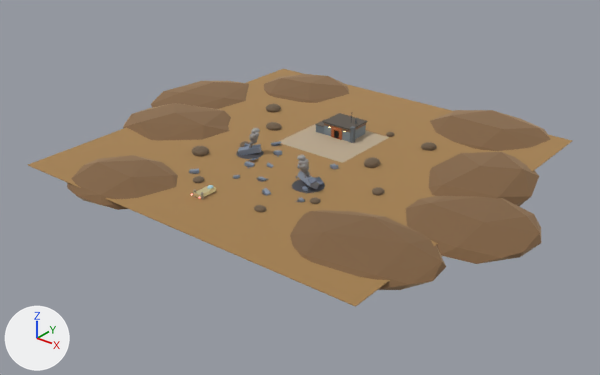
An edit to the Blender file godot/assets/cutscenes/no_tail_outpost.blend, drawn before and after from the same camera.
Both versions are drawn from a 50 mm camera at (170.0, -217.6, 119.6) aimed at (-0.6, -4.4, -12.6). Lighting does not change. The marker at lower left points along +X, +Y and +Z. The older version comes first.

Names of what the first picture shows: 'Ground', 'Hill_00', 'Hill_01', 'Hill_02', 'Hill_03', 'Hill_04', 'Hill_05', 'Hill_06', 'Hill_07', 'LandingPad' and 21 more.
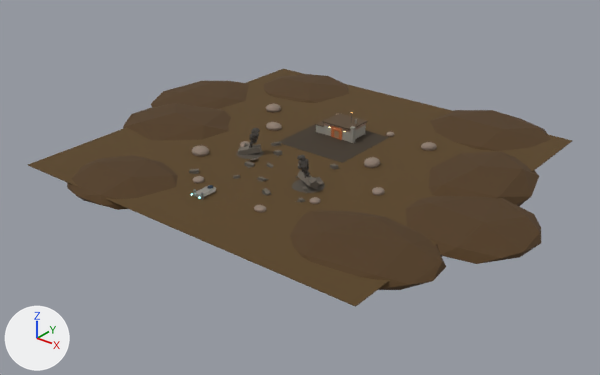
Pixel boxes [x1, y1, x2, y2] of what changed, in the pictures (600 x 375 px):
'Ground', surface changed (darker)
    both: [28, 69, 572, 307]
'Hill_04', surface changed (darker)
    both: [290, 210, 446, 290]
'Hill_07', surface changed (darker)
    both: [406, 196, 542, 264]
'Hill_02', surface changed (darker)
    both: [429, 152, 539, 206]
'Hill_05', surface changed (darker)
    both: [67, 155, 178, 210]
'Hill_01', surface changed (darker)
    both: [430, 110, 550, 151]
'Hill_03', surface changed (darker)
    both: [123, 103, 231, 141]
'Hill_06', surface changed (darker)
    both: [151, 81, 249, 109]
'LandingPad', surface changed (beige to brown)
    both: [278, 125, 389, 163]
'Hill_00', surface changed (darker)
    both: [264, 74, 349, 103]

Patch to the scene script:
```diff
--- a/godot/assets/cutscenes/no_tail_outpost.blend.py
+++ b/godot/assets/cutscenes/no_tail_outpost.blend.py
@@ img_grass_diff_1k @@
+img_grass_diff_1k = load_image('grass_diff_1k', '_unpacked/grass_diff_1k.jpg', 1024, 1024, 'sRGB')
@@ img_mud_diff_1k @@
+img_mud_diff_1k = load_image('mud_diff_1k', '_unpacked/mud_diff_1k.jpg', 1024, 1024, 'sRGB')
@@ mat_mat_ground @@
 mat_mat_ground = bpy.data.materials.new('mat_Ground')
-# nodes: BsdfPrincipled, Fresnel, MixRGB x3, NewGeometry, OutputMaterial, RGB x2, ValToRGB, VertexColor
-# colours: beige #d3b895, pale yellow #f1e5cb, white #ffffed, beige #cbb390, beige #f9dab3, mixed with the vertex colours
+# nodes: BsdfPrincipled, Mapping, MixRGB, OutputMaterial, TexCoord, TexImage
+# colours: beige #c4ad90
+# uses the picture img_grass_diff_1k
@@ mat_mat_landingpad @@
 mat_mat_landingpad = bpy.data.materials.new('mat_LandingPad')
-# nodes: BsdfPrincipled, OutputMaterial, VertexColor
+# nodes: BsdfPrincipled, Mapping, MixRGB, OutputMaterial, TexCoord, TexImage
+# colours: beige #b39981
+# uses the picture img_mud_diff_1k
@@ mat_mat_hill @@
 mat_mat_hill = bpy.data.materials.new('mat_Hill')
-# nodes: BsdfPrincipled, Fresnel, MixRGB x3, NewGeometry, OutputMaterial, RGB x2, ValToRGB, VertexColor
-# colours: beige #c8ad90, beige #edddbf, pale yellow #fffde5, beige #bca081, beige #f9dab3, mixed with the vertex colours
+# nodes: BsdfPrincipled, Mapping, MixRGB, OutputMaterial, TexCoord, TexImage
+# colours: beige #ad9081
+# uses the picture img_grass_diff_1k
```
